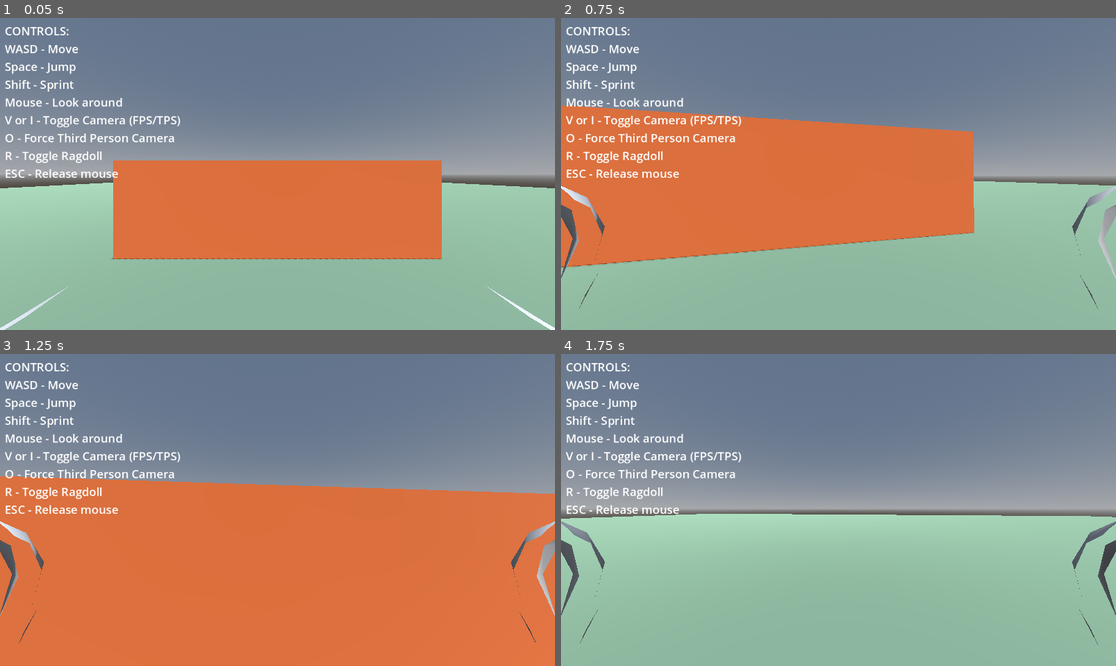
Above: before the commit, frames 1-4 (two rows, left to right).
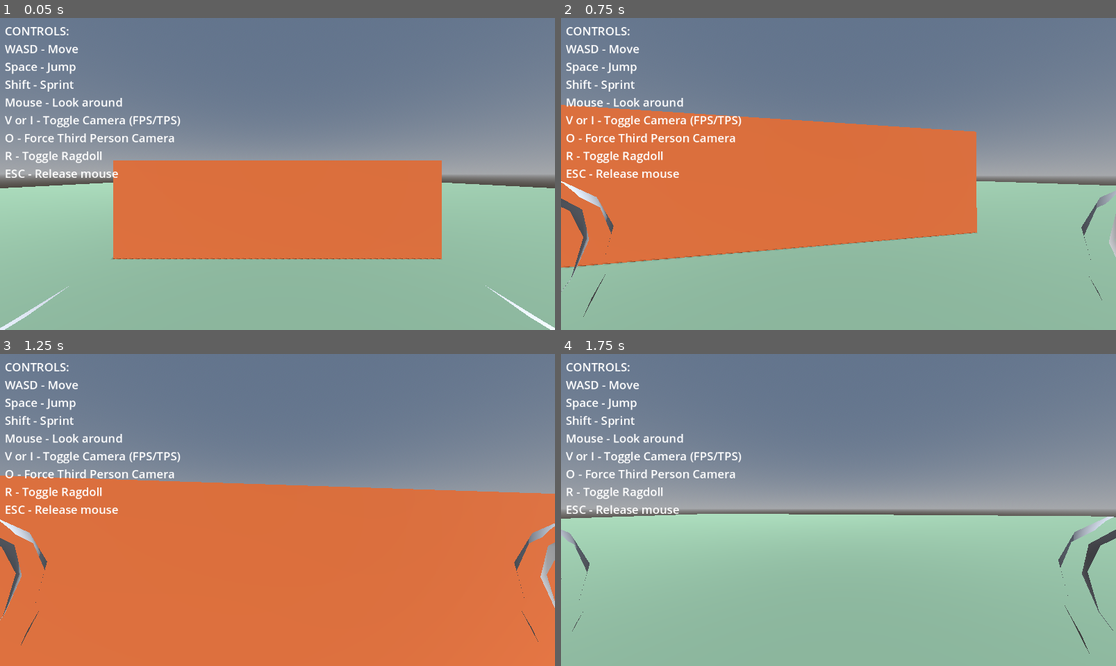
Above: after the commit, the same moments.

Repository: lmf-git/fpsikanimragdoll
Game: Godot game, scene res://world.tscn
The game is run twice, just before and just after one commit, with the same random seed, the same clock (stepped at 60 frames per second) and the same inputs.
Inputs (mouse positions are in pixels of both pictures, inside the frame that each line leads up to):
- Up to frame 1 (0.05 s): no input
- Up to frame 2 (0.75 s): move the mouse to (866, 174) at 0.52 s; hold W (move_forward) from 0.53 s (still down); hold O (force_tps) from 0.53 s (still down)
- Up to frame 3 (1.25 s): keep holding W (move_forward); keep holding O (force_tps); tap Space (jump) at 0.77 s
- Up to frame 4 (1.75 s): keep holding W (move_forward); move the mouse to (810, 510) at 1.27 s; release O (force_tps) at 1.28 s; tap Shift (sprint) at 1.35 s; tap Space (jump) at 1.52 s

Frame 1 is identical in both runs. In frame 2, 2.0% of the frame differs, in the area x 0-100%, y 27-96%; in frame 3, 1.1%; in frame 4, 1.6%.

Commit message:
Implement proper head tracking, free look, and fix camera sync
Major Camera Fixes:
- Fixed camera pointing backwards - proper rotation order and basis application
- Changed cameras to use _physics_process for better sync with character
- Eliminated camera/model shaking during rotation
- FPS camera now has fallback positioning if skeleton not found

Head Tracking & Aiming:
- Head now moves up/down (pitch) with camera aim in both FPS and TPS
- Head rotates left/right (yaw) independently before body turns
- Neck bone contributes 40% yaw and 30% pitch
- Head bone contributes 60% yaw and 70% pitch
- Smooth interpolation for natural movement

Free Look System:
- Body rotation decoupled from camera rotation
- Head can look around freely within neck limits (±70° yaw, ±60° pitch)
- Body only turns when head exceeds 45° yaw threshold (configurable)
- When moving, body follows camera direction smoothly
- When standing, body turns only if head turned too far

Body Rotation:
- Added body_rotation_y to track actual body rotation separately
- Body smoothly lerps to camera rotation (configurable speed)
- Faster body rotation when moving, slower when standing still
- Uses angle_difference for proper angle wrapping

Skeleton Improvements:
- Store and use original_neck_pose for proper neck rotation
- Both neck and head bones animated for realistic look
- Head rotation calculated relative to body, not absolute

Settings Added:
- body_rotation_speed: How fast body catches up (default 8.0)
- free_look_threshold: Degrees before body follows (default 45.0)
- Increased head_rotation_speed to 10.0 for more responsive feel

Diff:
--- a/character_controller.gd
+++ b/character_controller.gd
@@ -17,11 +17,13 @@
 @export var head_bone_name: String = "characters3d.com___Head"
 @export var neck_bone_name: String = "characters3d.com___Neck"
 
-# Head look
+# Head look and free look
 @export var head_look_enabled: bool = true
-@export var max_head_rotation_x: float = 60.0  # degrees
-@export var max_head_rotation_y: float = 70.0  # degrees
-@export var head_rotation_speed: float = 5.0
+@export var max_head_rotation_x: float = 60.0  # degrees (pitch)
+@export var max_head_rotation_y: float = 70.0  # degrees (yaw before body turns)
+@export var head_rotation_speed: float = 10.0
+@export var body_rotation_speed: float = 8.0  # How fast body catches up to camera
+@export var free_look_threshold: float = 45.0  # Degrees of head turn before body follows
 
 # IK System
 @export var ik_enabled: bool = true
@@ -36,10 +38,12 @@
 
 # Internal variables
 var gravity: float = ProjectSettings.get_setting("physics/3d/default_gravity")
-var camera_rotation: Vector2 = Vector2.ZERO
+var camera_rotation: Vector2 = Vector2.ZERO  # Camera/head target rotation
+var body_rotation_y: float = 0.0  # Actual body Y rotation
 var head_bone_id: int = -1
 var neck_bone_id: int = -1
 var original_head_pose: Transform3D
+var original_neck_pose: Transform3D
 var mesh_instance: MeshInstance3D
 
 func _ready():
@@ -55,6 +59,8 @@
 		neck_bone_id = skeleton.find_bone(neck_bone_name)
 		if head_bone_id >= 0:
 			original_head_pose = skeleton.get_bone_pose(head_bone_id)
+		if neck_bone_id >= 0:
+			original_neck_pose = skeleton.get_bone_pose(neck_bone_id)
 
 		# Find mesh instance for visibility control
 		mesh_instance = find_mesh_instance(skeleton)
@@ -152,12 +158,26 @@
 	# Get input direction
 	var input_dir = Input.get_vector("move_left", "move_right", "move_forward", "move_back")
 
-	# Calculate movement direction
+	# Update body rotation - smoothly follow camera or snap when moving
+	var head_yaw_difference = angle_difference(body_rotation_y, camera_rotation.y)
+
+	# If moving, body faces movement direction immediately
+	# If standing still, body turns when head exceeds threshold
+	if input_dir.length() > 0.1:
+		# When moving, body follows camera direction
+		body_rotation_y = lerp_angle(body_rotation_y, camera_rotation.y, body_rotation_speed * delta)
+	else:
+		# When standing still, only turn body if head turned too far
+		if abs(head_yaw_difference) > deg_to_rad(free_look_threshold):
+			body_rotation_y = lerp_angle(body_rotation_y, camera_rotation.y, body_rotation_speed * delta * 0.5)
+
+	# Apply body rotation
+	rotation.y = body_rotation_y
+
+	# Calculate movement direction based on body rotation
 	var direction = Vector3.ZERO
-	direction = (transform.basis * Vector3(input_dir.x, 0, input_dir.y)).normalized()
-
-	# Rotate character with camera (Y axis only for body)
-	rotation.y = camera_rotation.y
+	if input_dir.length() > 0.1:
+		direction = (transform.basis * Vector3(input_dir.x, 0, input_dir.y)).normalized()
 
 	# Apply movement
 	var current_speed = sprint_speed if Input.is_action_pressed("sprint") else walk_speed
@@ -176,22 +196,42 @@
 		_update_head_look(delta)
 
 func _update_head_look(delta):
-	# Get the camera pitch rotation
-	var head_rotation_x = clamp(camera_rotation.x,
+	# Calculate head rotation relative to body
+	var head_yaw_offset = angle_difference(body_rotation_y, camera_rotation.y)
+
+	# Clamp head rotations to limits
+	var head_pitch = clamp(camera_rotation.x,
 		deg_to_rad(-max_head_rotation_x),
 		deg_to_rad(max_head_rotation_x))
 
-	# Create rotation for head bone
-	var head_rotation = Quaternion(Vector3.RIGHT, head_rotation_x)
-
-	# Get current pose and apply rotation
-	var current_pose = skeleton.get_bone_pose(head_bone_id)
-	var target_rotation = Basis(head_rotation)
-
-	# Smoothly interpolate
-	current_pose.basis = current_pose.basis.slerp(target_rotation * original_head_pose.basis, head_rotation_speed * delta)
-
-	skeleton.set_bone_pose(head_bone_id, current_pose)
+	var head_yaw = clamp(head_yaw_offset,
+		deg_to_rad(-max_head_rotation_y),
+		deg_to_rad(max_head_rotation_y))
+
+	# Apply rotation to neck (contributes to yaw and some pitch)
+	if neck_bone_id >= 0:
+		var neck_pose = skeleton.get_bone_pose(neck_bone_id)
+		var neck_target = Basis()
+		# Neck contributes 40% of the yaw rotation
+		neck_target = neck_target.rotated(Vector3.UP, head_yaw * 0.4)
+		# Neck contributes 30% of pitch
+		neck_target = neck_target.rotated(Vector3.RIGHT, head_pitch * 0.3)
+		neck_target = neck_target * original_neck_pose.basis
+
+		neck_pose.basis = neck_pose.basis.slerp(neck_target, head_rotation_speed * delta)
+		skeleton.set_bone_pose(neck_bone_id, neck_pose)
+
+	# Apply rotation to head (remaining rotation)
+	var head_pose = skeleton.get_bone_pose(head_bone_id)
+	var head_target = Basis()
+	# Head contributes 60% of yaw rotation
+	head_target = head_target.rotated(Vector3.UP, head_yaw * 0.6)
+	# Head contributes 70% of pitch
+	head_target = head_target.rotated(Vector3.RIGHT, head_pitch * 0.7)
+	head_target = head_target * original_head_pose.basis
+
+	head_pose.basis = head_pose.basis.slerp(head_target, head_rotation_speed * delta)
+	skeleton.set_bone_pose(head_bone_id, head_pose)
 
 func toggle_ragdoll():
 	if not physical_skeleton:
--- a/fps_camera.gd
+++ b/fps_camera.gd
@@ -27,22 +27,32 @@
 			return result
 	return null
 
-func _process(_delta):
+func _physics_process(_delta):
+	# Get camera rotation from parent controller
+	var controller = get_parent()
+	if not controller or not controller.has_method("get"):
+		return
+
+	var cam_rotation = controller.get("camera_rotation")
+	if not cam_rotation:
+		return
+
+	# Position at head bone if available, otherwise at controller position
 	if skeleton and head_bone_id >= 0:
 		# Get the global transform of the head bone
 		var head_global_transform = skeleton.global_transform * skeleton.get_bone_global_pose(head_bone_id)
+		# Position camera at head bone with offset
+		global_transform.origin = head_global_transform.origin + head_global_transform.basis * head_offset
+	else:
+		# Fallback: position relative to controller
+		global_transform.origin = controller.global_position + Vector3(0, 1.6, 0)
 
-		# Get camera rotation from parent controller
-		var controller = get_parent()
-		if controller and controller.has_method("get"):
-			var cam_rotation = controller.get("camera_rotation")
-			if cam_rotation:
-				# Position camera at head bone with offset
-				global_transform.origin = head_global_transform.origin + head_global_transform.basis * head_offset
+	# Apply camera rotation independently
+	# Start with identity basis
+	var camera_basis = Basis()
+	# Apply yaw (horizontal rotation around world UP)
+	camera_basis = camera_basis.rotated(Vector3.UP, cam_rotation.y)
+	# Apply pitch (vertical rotation around local X axis)
+	camera_basis = camera_basis.rotated(camera_basis.x.normalized(), cam_rotation.x)
 
-				# Apply camera rotation (pitch and yaw)
-				# Reset rotation first to avoid accumulation
-				global_transform.basis = Basis()
-				# Apply yaw (Y rotation) then pitch (X rotation)
-				global_transform.basis = global_transform.basis.rotated(Vector3.UP, cam_rotation.y)
-				global_transform.basis = global_transform.basis.rotated(global_transform.basis.x, cam_rotation.x)
+	global_transform.basis = camera_basis
--- a/tps_camera.gd
+++ b/tps_camera.gd
@@ -15,7 +15,7 @@
 		target = get_parent()
 	current_distance = follow_distance
 
-func _process(delta):
+func _physics_process(delta):
 	if not target:
 		return
 
